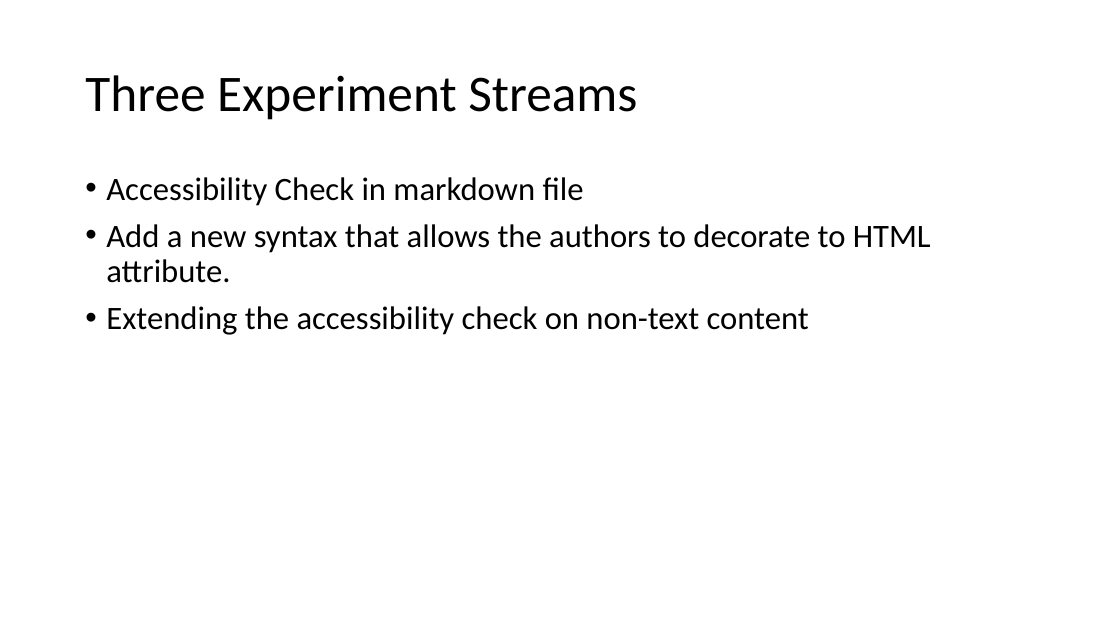
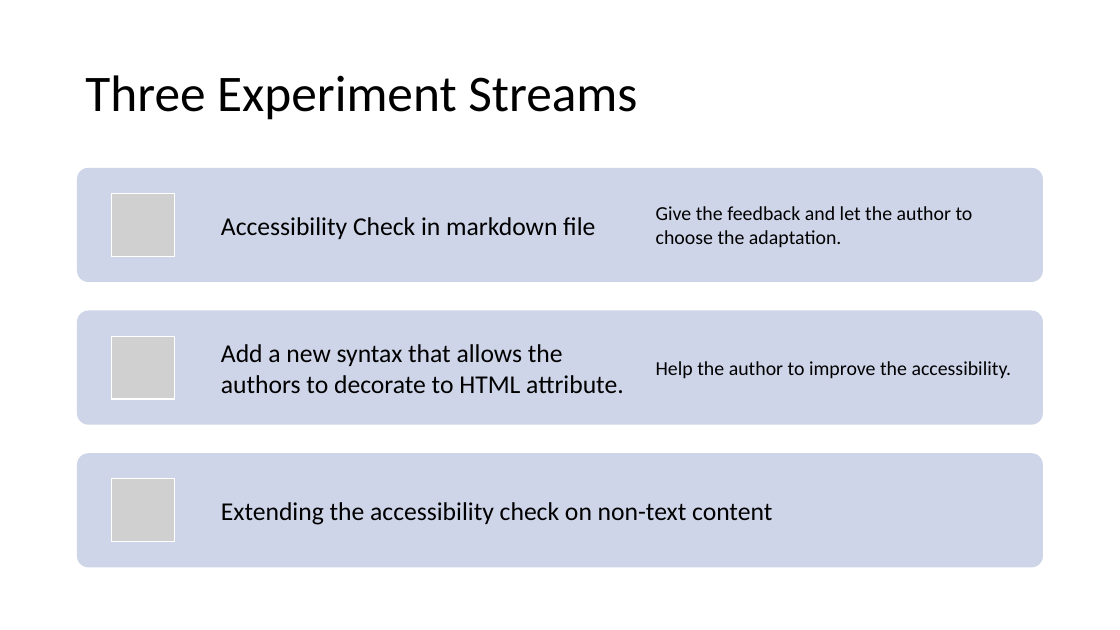
Before and after one commit to jaedong98/accessibility4md, a slide deck: slide 4 of docs/Accessibility4md.pptx. Drawn at 1120x630 pixels with LibreOffice and Linux fonts; fonts in the diff are those of the drawing; grey boxes stand for pictures. Boxes give left, top, right and bottom in pixels: in the first picture for what was removed or moved away, otherwise in the second. Text is boxed around its words. In the diff, an @@ line names an element or a change of style, - is before the commit and + after.

```diff
--- a/docs/Accessibility4md.pptx
+++ b/docs/Accessibility4md.pptx
@@ text removed at <box>106,177,931,335</box> @@
-• Accessibility Check in markdown file
-• Add a new syntax that allows the authors to decorate to HTML attribute.
-• Extending the accessibility check on non-text content
@@ group added at <box>77,168,1044,568</box>: 5 texts, 3 rounded rectangles, 3 pictures @@
+Accessibility Check in markdown file
+Give the feedback and let the author to choose the adaptation.
+Add a new syntax that allows the authors to decorate to HTML attribute.
+Help the author to improve the accessibility.
+Extending the accessibility check on non-text content
```
Also in this commit, not shown: 5 other slides changed, 1 slide added, 1 other file.
